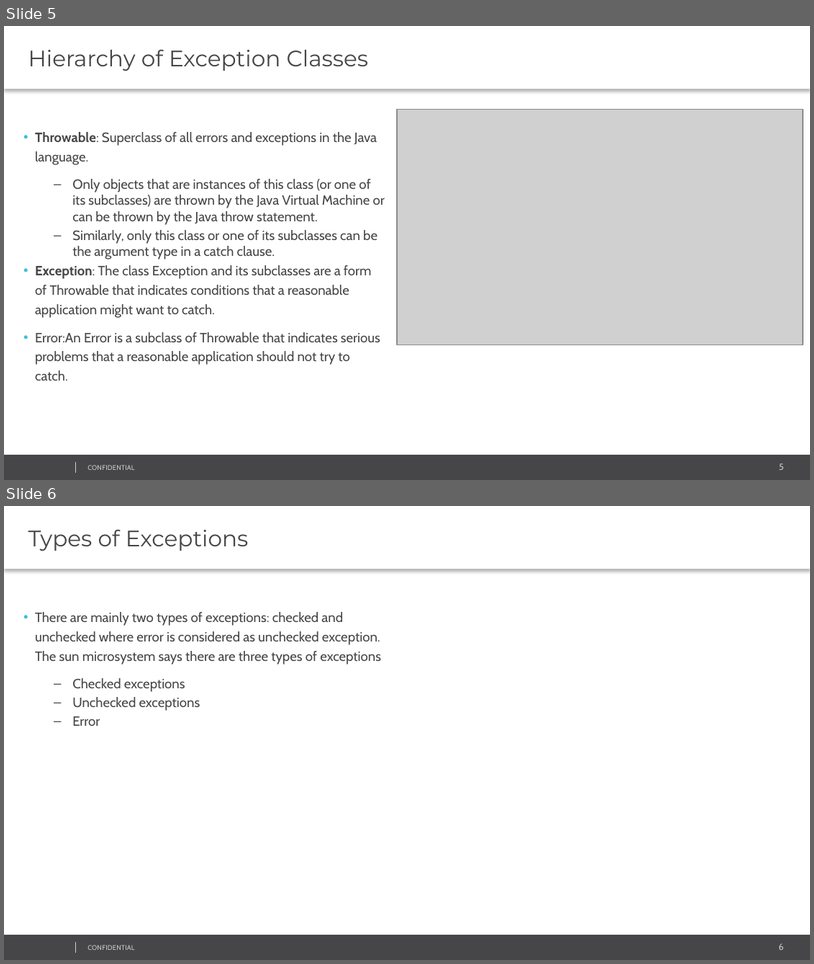
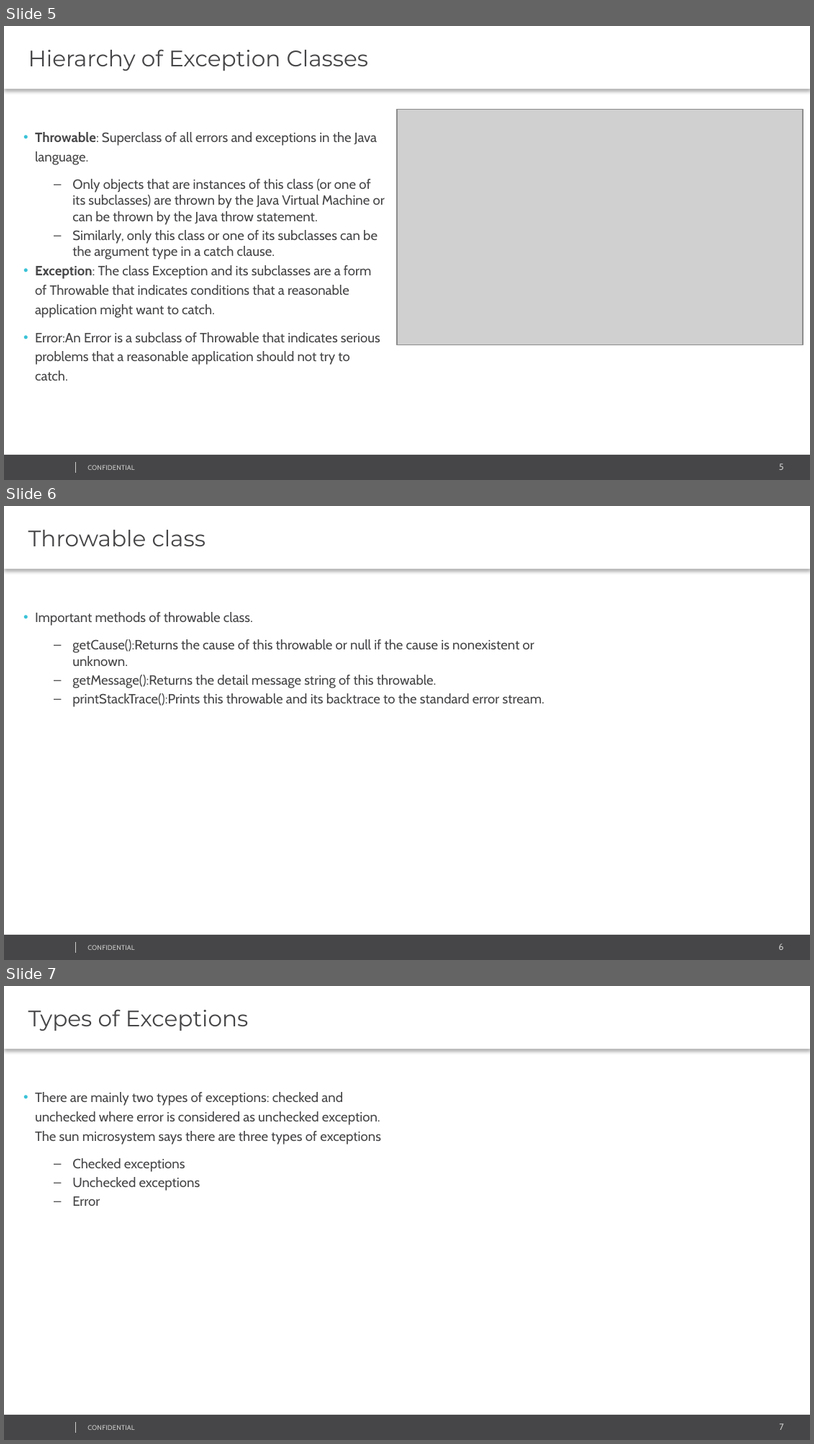
Before and after one commit to svasanth/exceptions, a slide deck: Java Exception Handling.pptx. Shown one above the other, each under a label of ours: slides 5 and 6 before the commit, slides 5, 6 and 7 after it. The pictures are 814x964 and 814x1444 pixels, drawn with LibreOffice and Linux fonts; fonts in the diff are those of the drawing; grey boxes stand for pictures; background and template pictures are left out. Boxes give left, top, right and bottom in pixels: in the first picture for what was removed or moved away, otherwise in the second. Text is boxed around its words. In the diff, an @@ line names an element or a change of style, - is before the commit and + after.

```diff
--- a/Java Exception Handling.pptx
+++ b/Java Exception Handling.pptx
@@ slide 6 added at <box>4,506,810,960</box>, background #FFFFFF; not listed: 4 template elements that a slide beside it also shows @@
@@ text added at <box>4,506,810,569</box>, fill #FFFFFF, 20 pt, text #464547 @@
+Throwable class
@@ text added at <box>35,612,545,707</box>, 12 pt, text #464547 @@
+• Important methods of throwable class.
+  – getCause():Returns the cause of this throwable or null if the cause is nonexistent or unknown.
+  – getMessage():Returns the detail message string of this throwable.
+  – printStackTrace():Prints this throwable and its backtrace to the standard error stream.
@@ what was slide 6 is now slide 7 @@
@@ page number at <box>779,1423,784,1430</box>: text changed @@
-6
+7
```
Also in this commit, not shown: 8 slides changed, 11 other slides added, 14 other files.
